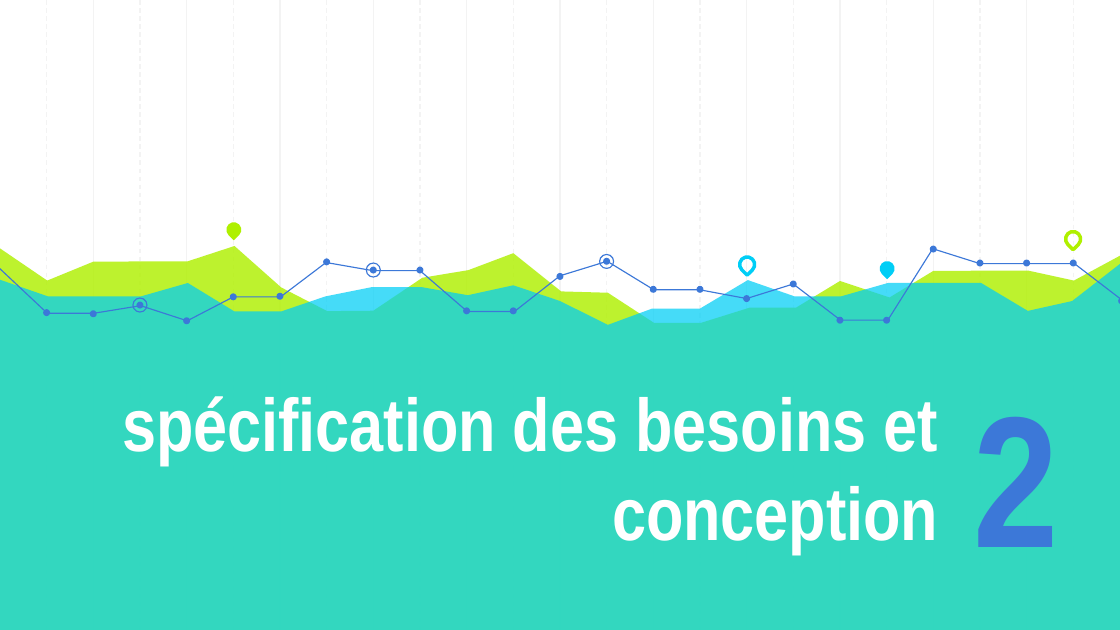
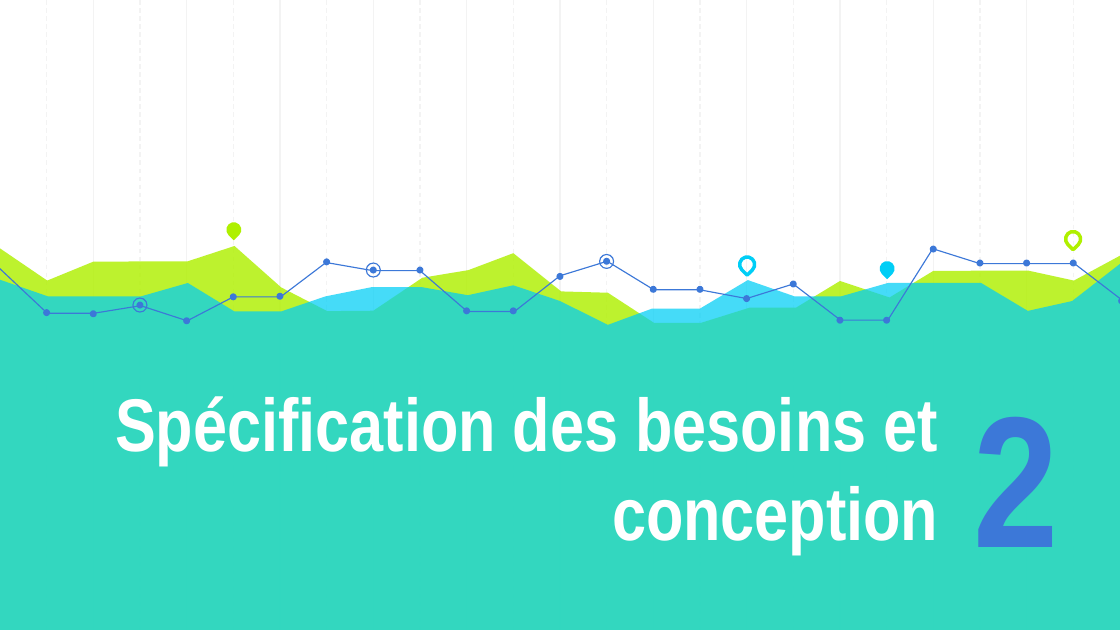
Before and after one commit to AzeddineZadir/docpfc, a slide deck: slide 5 of présentation licence 3.pptx. Drawn at 1120x630 pixels with LibreOffice and Linux fonts; fonts in the diff are those of the drawing. Boxes give left, top, right and bottom in pixels: in the first picture for what was removed or moved away, otherwise in the second. Text is boxed around its words. In the diff, an @@ line names an element or a change of style, - is before the commit and + after.

```diff
--- a/présentation licence 3.pptx
+++ b/présentation licence 3.pptx
@@ title at box(115, 396, 938, 554): text changed @@
-spécification des besoins et conception
+Spécification des besoins et conception
```
Also in this commit, not shown: 15 other slides changed, 1 slide added, 3 slides removed, 1 other file.
